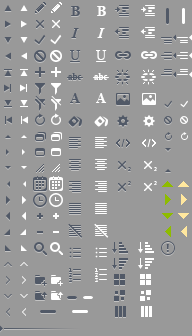
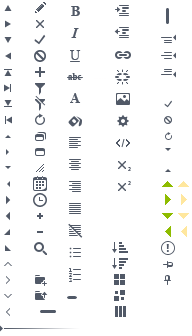
Layer changes from the first 192 × 336 image to the second:
added layer "unpin hover" in group "window" over 180, 275, 187, 285
added layer "unpin" in group "window" over 164, 275, 171, 285
added layer "pin hover" in group "window" over 179, 261, 189, 268
added layer "pin" in group "window" over 163, 261, 173, 268
moved "columns hover" into group "grid" over 144, 306, 149, 317
moved "columns" into group "grid" over 118, 306, 123, 317
moved "ungroup hover" into group "grid" over 140, 290, 151, 301
moved "ungroup" into group "grid" over 114, 290, 125, 301
moved "group hover" into group "grid" over 140, 274, 151, 285
moved "group" into group "grid" over 114, 274, 125, 285
moved "sort desc hover" into group "grid" over 138, 258, 154, 269
moved "sort desc" into group "grid" over 112, 258, 128, 269
moved "sort asc hover" into group "grid" over 138, 242, 154, 253
moved "sort asc" into group "grid" over 112, 242, 128, 253
hid "gray" over 0, 0, 192, 336
